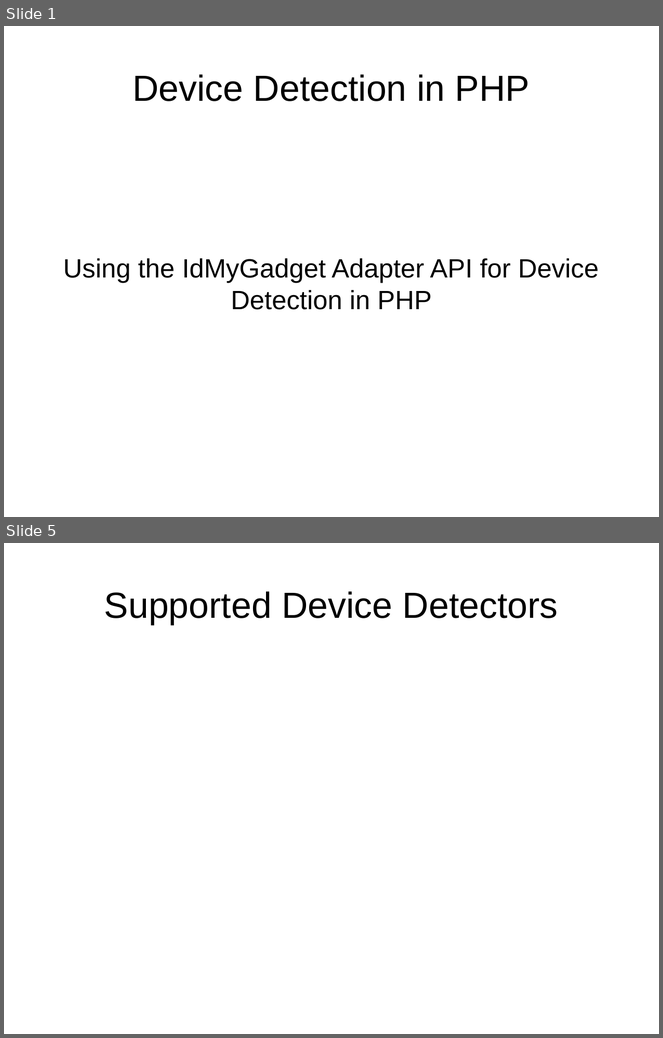
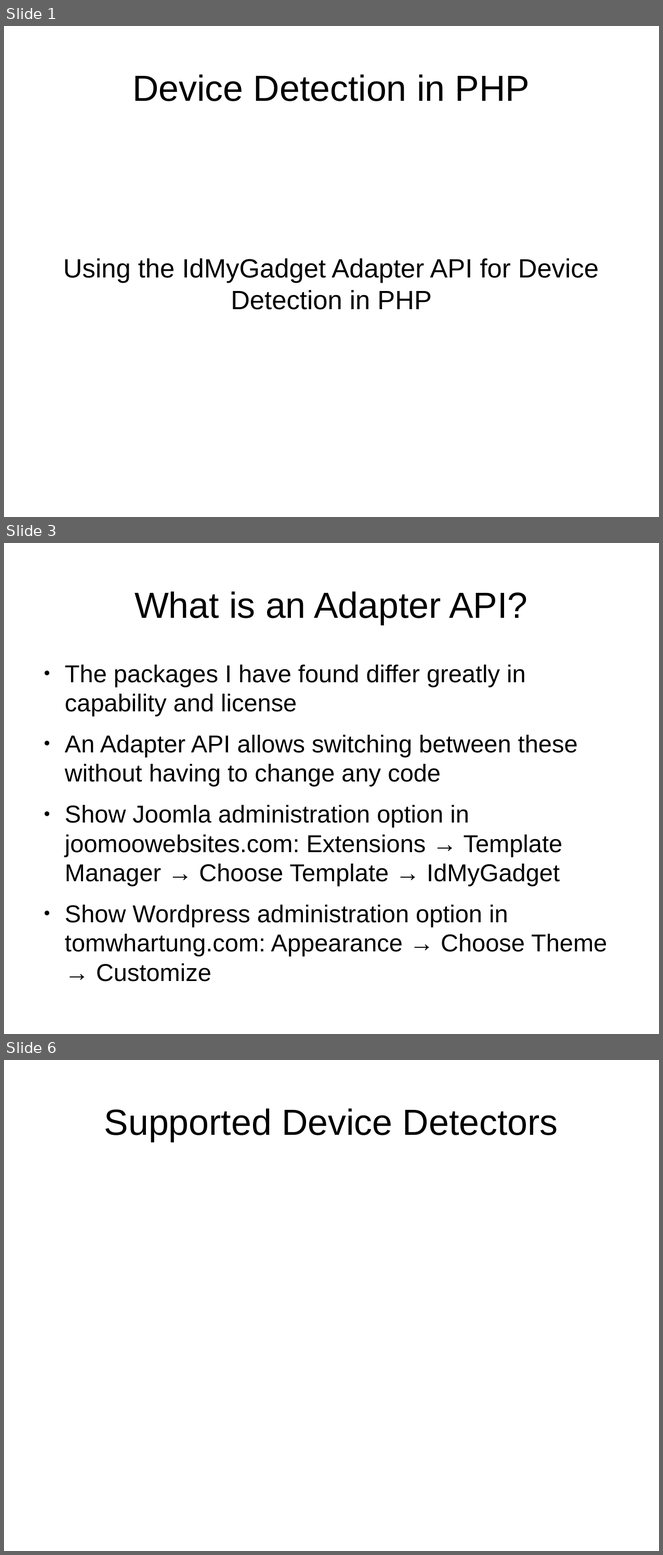
Before and after one commit to tomwhartung/jmws_accoutrements, a slide deck: presentations/2015_08-FRPUG/Device_Detection_PHP.odp. Shown one above the other, each under a label of ours: slides 1 and 5 before the commit, slides 1, 3 and 6 after it; the slides between them are not shown. The pictures are 663x1038 and 663x1555 pixels, drawn with LibreOffice and Linux fonts; fonts in the diff are those of the drawing. Boxes give left, top, right and bottom in pixels: in the first picture for what was removed or moved away, otherwise in the second. Text is boxed around its words. In the diff, an @@ line names an element or a change of style, - is before the commit and + after.

```diff
--- a/presentations/2015_08-FRPUG/Device_Detection_PHP.odp
+++ b/presentations/2015_08-FRPUG/Device_Detection_PHP.odp
@@ slide 3 added at (4, 543, 659, 1034), background #FFFFFF @@
@@ title added at (135, 591, 528, 625), 44 pt, text #000000 @@
+What is an Adapter API?
@@ text added at (65, 665, 607, 956), 29.6 pt, text #000000 @@
+● The packages I have found differ greatly in capability and license
+● An Adapter API allows switching between these without having to change any code
+● Show Joomla administration option in joomoowebsites.com: Extensions → Template Manager → Choose Template → IdMyGadget
+● Show Wordpress administration option in tomwhartung.com: Appearance → Choose Theme → Customize
@@ what was slide 5 is now slide 6 @@
```
Also in this commit, not shown: 3 slides changed.
